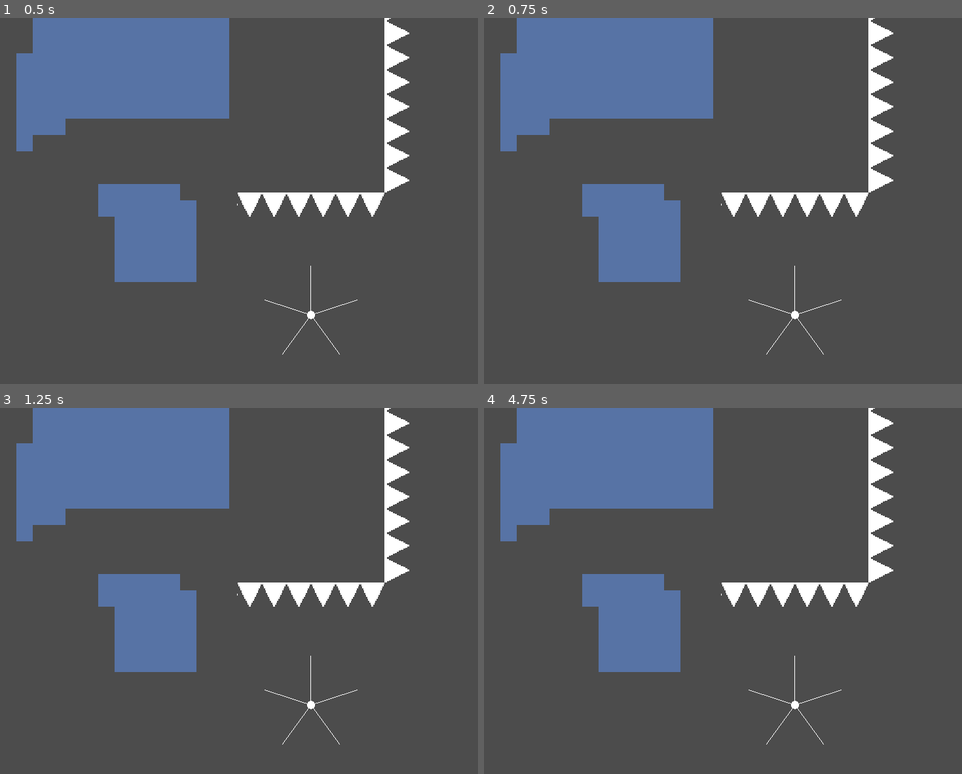
Above: before the commit, frames 1-4 (two rows, left to right).
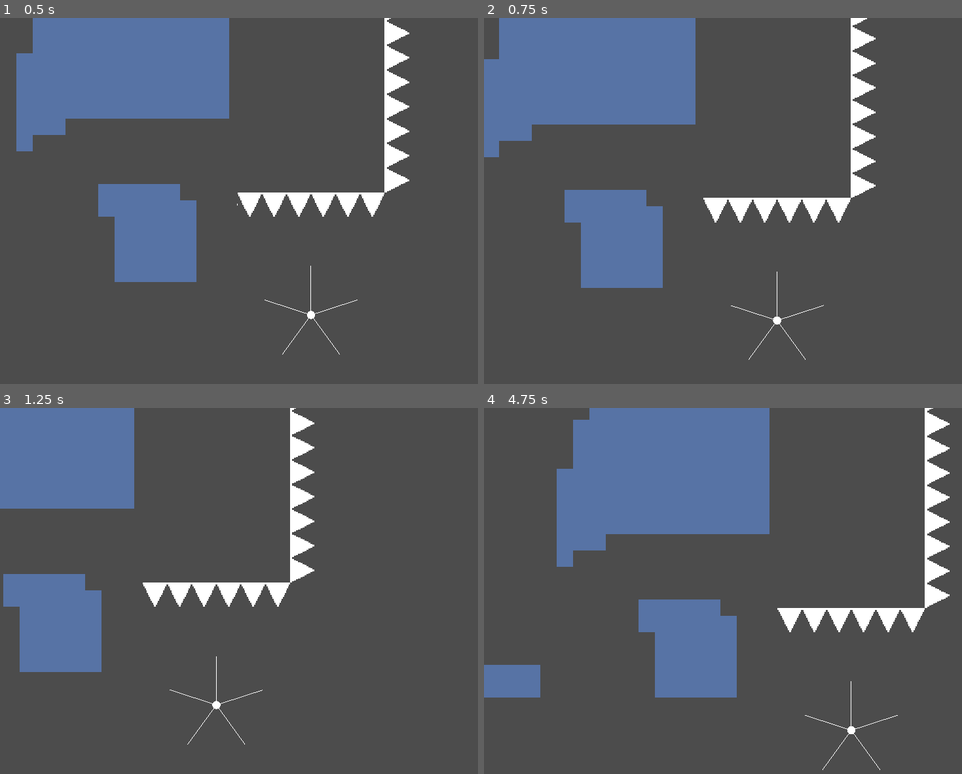
Above: after the commit, the same moments.

Repository: Synthasmagoria/Project-Seeker
Game: Godot game, scene res://levels/test/test.tscn
The game is run twice, just before and just after one commit, with the same random seed, the same clock (stepped at 60 frames per second) and the same inputs.
Inputs:
- Up to frame 1 (0.5 s): no input
- Up to frame 2 (0.75 s): tap Enter (ui_accept) at 0.5, 0.6 s; hold Right (right) from 0.53 s (still down)
- Up to frame 3 (1.25 s): keep holding Right (right); tap Shift (jump) at 0.77 s
- Up to frame 4 (4.75 s): tap Enter (ui_accept) every 0.75 s from 1.35 to 4.35 s; tap Shift (jump) at 1.52, 3.02, 3.77, 4.52 s; release Right (right) at 2.03 s; hold Left (left) 2.03-2.78 s; hold Right (right) 2.78-4.28 s; hold Left (left) from 4.28 s (still down)

Frame 1 is identical in both runs. In frame 2, 9.5% of the frame differs, in the area x 0-86%, y 0-94%; in frame 3, 21%; in frame 4, 24%, in the area x 0-98%, y 0-99%.

Commit message:
Squashed two room loader bugs
- The reparenting of the debug-loaded-level to the level manager was not necessary (as there is only supposed to be one level at a time). It would cause a bug where the exiting and entering of the scene tree would cause signals that were connected on ready to get disconnected. The player would have to reload the level at least once for them to be connected correctly as the level would then be added to the level manager right away
- With the current way levels are unloaded from memory, the previous one will still exist when the next one is being added to the scene tree. This caused objects that were using get_first_node_in_group to get nodes to connect to, to connect to the wrong instance - the one that wouldn't exist anymore the next frame. get_first_node_in_group_in_current_level solves this (albeit in a bit of an ugly way)

Diff:
--- a/project/base/level manager/level_manager.gd
+++ b/project/base/level manager/level_manager.gd
@@ -2,6 +2,8 @@
 
 ## Path pointing to the resource of the currently loaded level
 var current_level_path : String
+# Current level instance
+var _level : Node
 
 const LEVEL_GROUP_NAME = "levels"
 
@@ -21,8 +23,11 @@
 
 ## Removes the current room from the scene tree
 func clear() -> void:
-	for n in $Caducous.get_children():
-		n.queue_free()
+	if _level:
+		_level.queue_free()
+		_level = null
+#	for n in $Caducous.get_children():
+#		n.queue_free()
 
 ## Removes all instances, including persistent ones
 func reset() -> void:
@@ -40,6 +45,9 @@
 func is_level_loaded() -> bool:
 	return $Caducous.get_child_count() > 0
 
+## Returns true if the passed node is a child of the current level
+func is_in_current_level(node : Node) -> bool:
+	return _level.is_a_parent_of(node)
 
 func _ready() -> void:
 	# When play scene is called on a level this will make sure that
@@ -47,6 +55,10 @@
 	_add_first_in_group()
 #	if is_level_loaded():
 #		Game.state = Game.STATE.IN_GAME
+
+func _process(delta: float) -> void:
+	if Input.is_action_just_pressed("ui_accept"):
+		reload()
 
 # Adds first level from a group as child of the level manager
 func _add_first_in_group() -> void:
@@ -68,7 +80,9 @@
 	if _level_parent == self:
 		print("LevelManager: The level is already loaded")
 		return
-	if _level_parent:
-		_level_parent.call_deferred("remove_child", level)
+#	if _level_parent:
+#		_level_parent.call_deferred("remove_child", level)
+	_level = level
 	current_level_path = level.filename
-	$Caducous.call_deferred("add_child", level)
+	if !_level_parent:
+		$Caducous.call_deferred("add_child", level)
--- a/project/global/node_util.gd
+++ b/project/global/node_util.gd
@@ -6,3 +6,10 @@
 		return _group[0]
 	else:
 		return null
+
+func get_first_node_in_group_in_current_level(group_name : String) -> Node:
+	var _group = get_tree().get_nodes_in_group(group_name)
+	for n in _group:
+		if LevelManager.is_in_current_level(n):
+			return n
+	return null
--- a/project/levels/test/test.tscn
+++ b/project/levels/test/test.tscn
@@ -40,11 +40,6 @@
 	tween()
 "
 
-[sub_resource type="Curve2D" id=7]
-_data = {
-"points": PoolVector2Array( 0, 0, 0, 0, 224, 160, 2.97302, 51.136, -2.97302, -51.136, 160, 16, 0, 0, 0, 0, 224, -80, 0, 0, 0, 0, 272, 48 )
-}
-
 [sub_resource type="Curve2D" id=8]
 _data = {
 "points": PoolVector2Array( 0, 0, 0, 0, 624, 336, 1.7818, 86.4172, -1.7818, -86.4172, 832, 208, -5.34539, 72.1628, 5.34539, -72.1628, 624, 128, 0, 0, 0, 0, 816, -16 )
@@ -62,7 +57,6 @@
 [node name="FollowCamera2D" type="Camera2D" parent="."]
 current = true
 script = ExtResource( 5 )
-recheck_post_exit = true
 
 [node name="Player" parent="." instance=ExtResource( 2 )]
 position = Vector2( 576, 288 )
@@ -96,36 +90,6 @@
 
 [node name="Tween" type="Tween" parent="Path2D/PathFollow2D"]
 playback_process_mode = 0
-
-[node name="WheelPath" type="Path2D" parent="."]
-curve = SubResource( 7 )
-
-[node name="PathFollow" type="PathFollow2D" parent="WheelPath"]
-position = Vector2( 224, 160 )
-rotate = false
-loop = false
-
-[node name="NodeWheelWeight" type="Node2D" parent="WheelPath/PathFollow"]
-position = Vector2( 1, 0 )
-script = ExtResource( 3 )
-automatic_spacing = true
-automatic_distance = 64.0
-automatic_distancing = true
-weight_factor = 3.0
-path_follow_path = NodePath("..")
-path_reached_end_response = 1
-
-[node name="Platform5" parent="WheelPath/PathFollow/NodeWheelWeight" instance=ExtResource( 4 )]
-position = Vector2( -2.79753e-06, -64 )
-
-[node name="Platform6" parent="WheelPath/PathFollow/NodeWheelWeight" instance=ExtResource( 4 )]
-position = Vector2( 64, 0 )
-
-[node name="Platform7" parent="WheelPath/PathFollow/NodeWheelWeight" instance=ExtResource( 4 )]
-position = Vector2( -2.79753e-06, 64 )
-
-[node name="Platform8" parent="WheelPath/PathFollow/NodeWheelWeight" instance=ExtResource( 4 )]
-position = Vector2( -64, 9.66373e-06 )
 
 [node name="Platform" parent="." instance=ExtResource( 4 )]
 position = Vector2( 448, -240 )
--- a/project/objects/follow camera/follow_camera.gd
+++ b/project/objects/follow camera/follow_camera.gd
@@ -21,7 +21,7 @@
 	set_process(false)
 
 func update_target() -> void:
-	target = NodeUtil.get_first_node_in_group(target_group_name)
+	target = NodeUtil.get_first_node_in_group_in_current_level(target_group_name)
 	if is_instance_valid(target):
 		set_process(true)
 		Util.connect_safe(target, "tree_exiting", self, "_on_target_tree_exiting")
--- a/project/objects/node wheel/node_wheel_weight.gd
+++ b/project/objects/node wheel/node_wheel_weight.gd
@@ -24,7 +24,7 @@
 export(PathEndResponse) var path_reached_end_response
 
 func _ready() -> void:
-	var _player = NodeUtil.get_first_node_in_group("player")
+	var _player = NodeUtil.get_first_node_in_group_in_current_level("player")
 	if _player:
 		_player.connect("entered_platform", self, "_on_player_entered_platform", [_player])
 		_player.connect("exited_platform", self, "_on_player_exited_platform", [_player])
--- a/project/objects/player/player.gd
+++ b/project/objects/player/player.gd
@@ -43,8 +43,9 @@
 		return null
 
 func _process(delta: float) -> void:
-	if Input.is_action_just_pressed("ui_accept"):
-		die()
+	pass
+#	if Input.is_action_just_pressed("ui_accept"):
+#		die()
 
 ## Forces player into the 'Dead' state
 func die() -> void:
Not shown: 1 places in project/levels/test/test.tscn that only renumber resources
